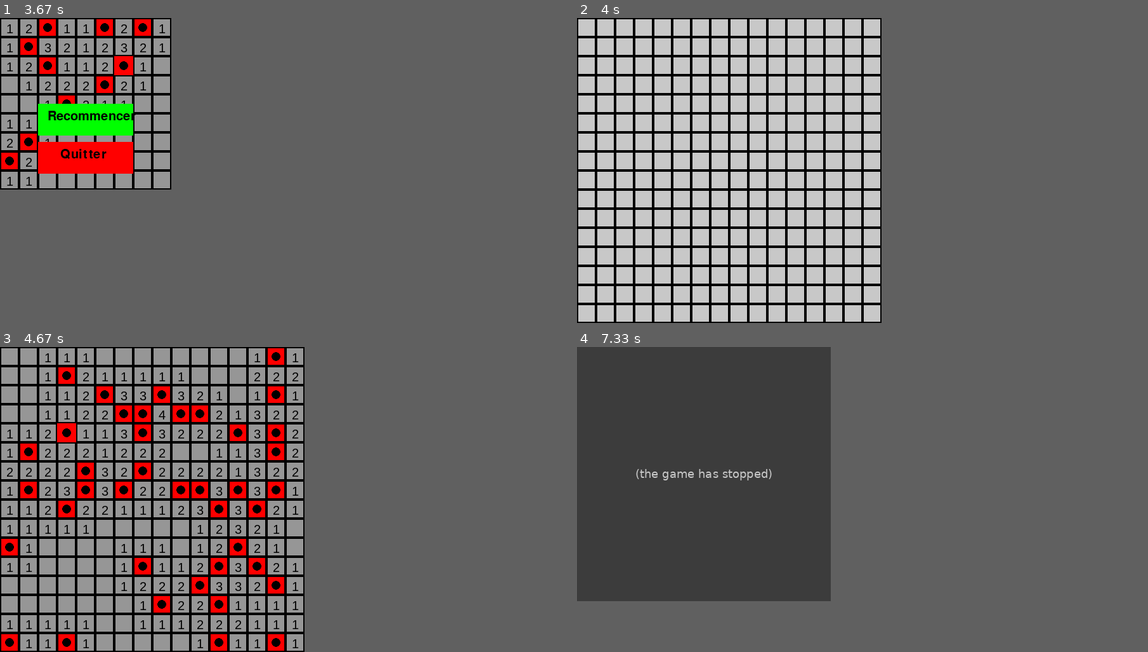
Above: before the commit, frames 1-4 (two rows, left to right).
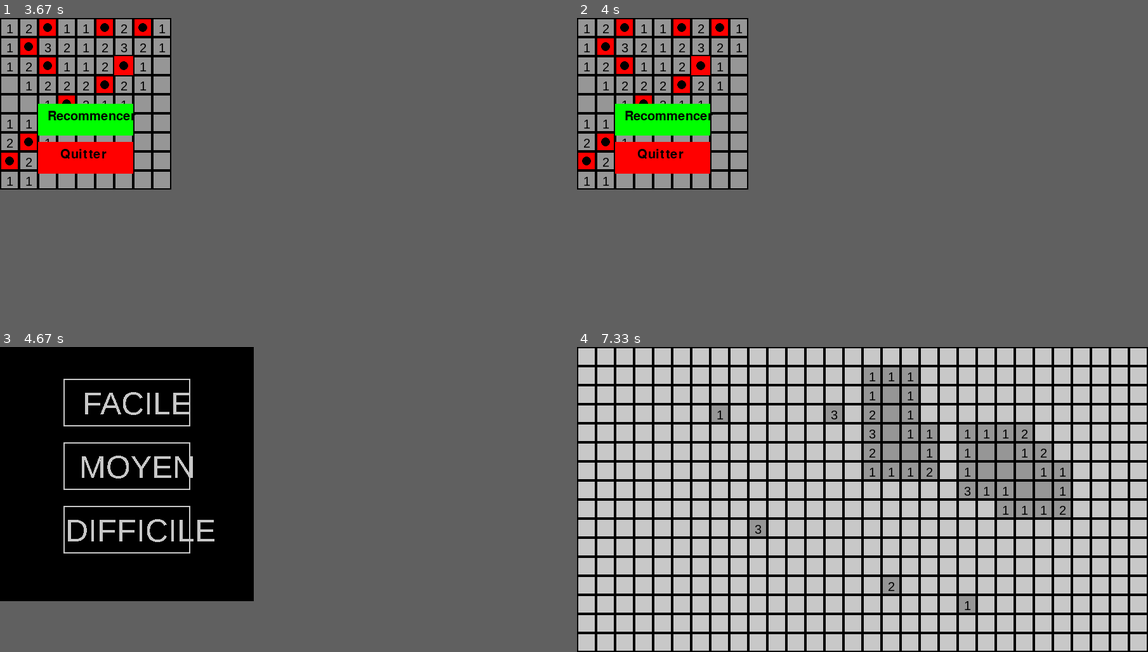
Above: after the commit, the same moments.

Repository: Raidened/demineur-python-g9
Game: pygame game, started from pygame_menus.py
Same seed, same stepped clock (60 frames per second), same inputs: the game is played once before the commit and once after it.
Inputs (mouse positions are in pixels of both pictures, inside the frame that each line leads up to):
- Up to frame 1 (3.67 s): click "JOUER" at 0.38 s; click (68, 146) at 0.72 s; click "JOUER" at 1.05 s; click (131, 60) at 1.38 s; click (22, 97) at 1.72 s; click (85, 124) at 2.05 s; right-click (119, 91) at 2.38 s; click (131, 88) at 2.72 s; click (137, 100) at 3.05 s; click (119, 72) at 3.38 s
- Up to frame 2 (4 s): click (662, 158) at 3.72 s
- Up to frame 3 (4.67 s): click (45, 462) at 4.32 s; click (68, 429) at 4.65 s
- Up to frame 4 (7.33 s): click (702, 530) at 4.98 s, where only the run after the commit has a clickable "DIFFICILE"; click (982, 459) at 5.32 s; click (748, 523) at 5.65 s; click (725, 420) at 5.98 s; click (965, 600) at 6.32 s; click (828, 408) at 6.65 s; click (902, 450) at 6.98 s; click (885, 581) at 7.32 s
In frame 2 the window is 480x480 before the commit and 270x270 after it. Grey fills any space a smaller window leaves; there, only what the larger window draws over its background counts as a difference.

Frame 1 is identical in both runs. In frame 2, 23% of the frame differs, in the area x 0-54%, y 0-100%; in frame 3, 34%; in frame 4, 60%, in the area x 0-100%, y 0-100%.
Before the commit the program exited at 5.65 s; later frames show no game.

Commit message:
win restart quit

Diff:
--- a/pygame_grid.py
+++ b/pygame_grid.py
@@ -305,14 +305,7 @@
                                         elif quit_button.collidepoint(x, y):
                                             running = False  # Quitter le jeu
                                             waiting_for_action = False
-                    checkout = 0
-                    for r in range(nbline):
-                        for c in range(nbcoln):
-                            if revealed[r][c] or flagged[r][c]:
-                                checkout += 1
-                                print(checkout, "    ", nbcoln * nbline)
-                    if checkout == nbcoln * nbline:
-                        print("GG")
+
                 elif event.button == 3:
                     x, y = event.pos
                     grid_x = x // 30
@@ -322,13 +315,46 @@
                     elif not revealed[grid_y][grid_x]:
                         flagged[grid_y][grid_x] = True
 
-                    checkout = 0
-                    for r in range(nbline):
-                        for c in range(nbcoln):
-                            if revealed[r][c] or flagged[r][c]:
-                                checkout += 1
-                                print(checkout, "    ", nbcoln * nbline)
-                    if checkout == nbcoln * nbline:
-                        print("GG")
-
                     break  # Quitter la boucle pour arrêter le jeu
+
+        checkout = 0
+        for r in range(nbline):
+            for c in range(nbcoln):
+                if revealed[r][c] or flagged[r][c]:
+                    checkout += 1
+        if checkout == nbcoln * nbline:
+            # Demander à l'utilisateur s'il veut recommencer
+            restart_button = pygame.Rect(WINDOW_WIDTH // 2 - 75, WINDOW_HEIGHT // 2, 150, 50)
+            quit_button = pygame.Rect(WINDOW_WIDTH // 2 - 75, WINDOW_HEIGHT // 2 + 60, 150, 50)
+
+            pygame.draw.rect(screen, (0, 255, 0), restart_button)
+            pygame.draw.rect(screen, (255, 0, 0), quit_button)
+
+            font = pygame.font.SysFont(None, 30)
+            restart_text = font.render("Recommencer", True, (0, 0, 0))
+            quit_text = font.render("Quitter", True, (0, 0, 0))
+
+            screen.blit(restart_text, (WINDOW_WIDTH // 2 - 60, WINDOW_HEIGHT // 2 + 10))
+            screen.blit(quit_text, (WINDOW_WIDTH // 2 - 40, WINDOW_HEIGHT // 2 + 70))
+
+            pygame.display.flip()
+
+            # Attendre l'action de l'utilisateur
+            waiting_for_action = True
+            while waiting_for_action:
+                for event in pygame.event.get():
+                    if event.type == pygame.QUIT:
+                        running = False
+                        waiting_for_action = False
+                    if event.type == pygame.MOUSEBUTTONDOWN:
+                        if event.button == 1:  # Clic gauche
+                            x, y = event.pos
+                            if restart_button.collidepoint(x, y):
+                                # Relancer le jeu en réinitialisant tout le processus
+                                running = False  # Quitter le jeu
+                                startmenu()  # Redémarre le jeu
+
+                                waiting_for_action = False
+                            elif quit_button.collidepoint(x, y):
+                                running = False  # Quitter le jeu
+                                waiting_for_action = False
